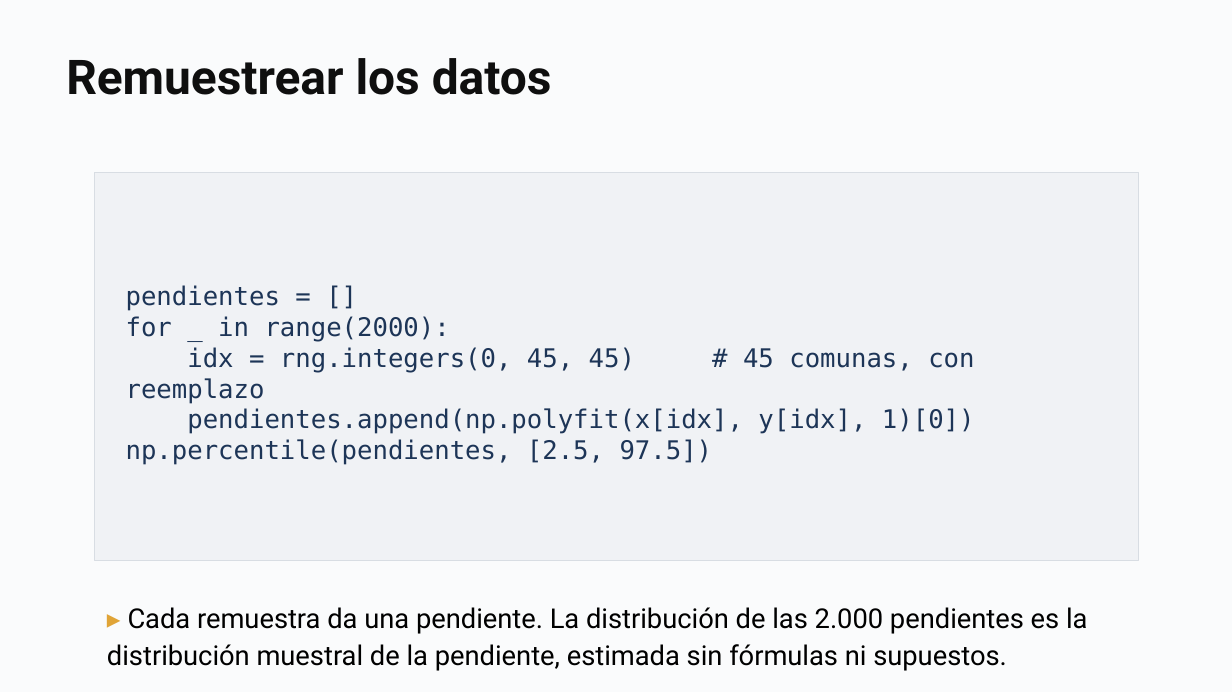
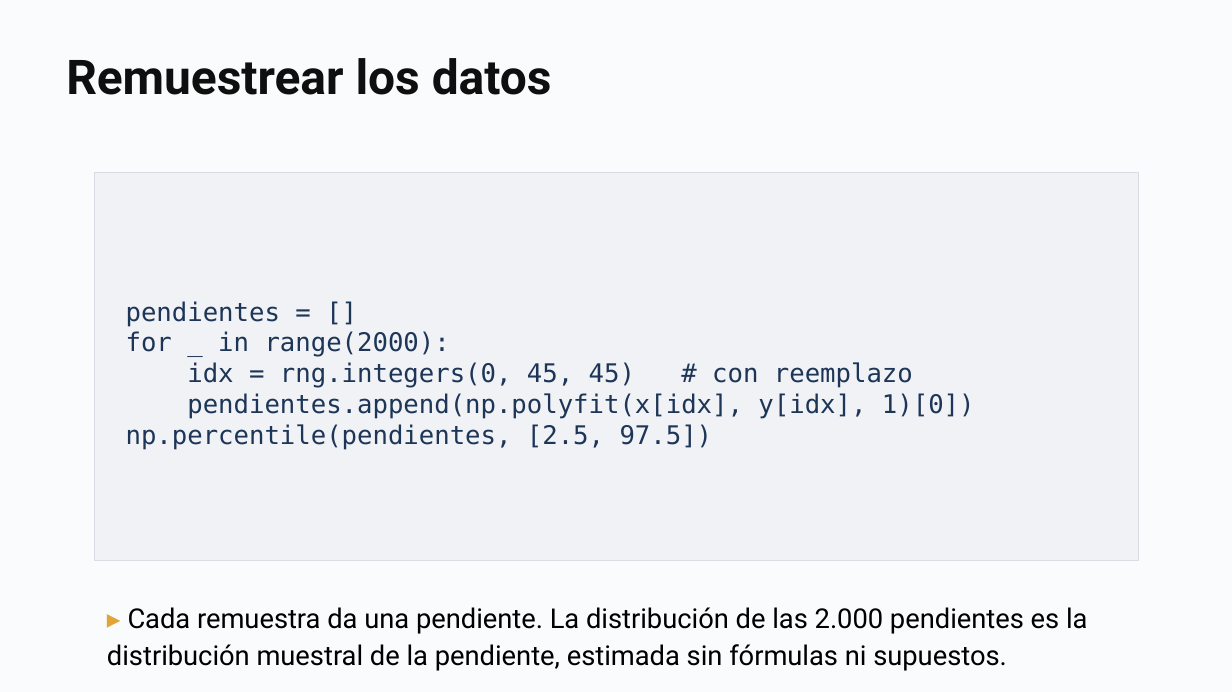
Before and after one commit to daniopitz/diplomado-cdd, a slide deck: slide 23 of presentaciones/clase05_probabilidad_inferencia.pptx (slide 22 before the commit). Drawn at 1232x692 pixels with LibreOffice and Linux fonts; fonts in the diff are those of the drawing. Boxes give left, top, right and bottom in pixels: in the first picture for what was removed or moved away, otherwise in the second. Text is boxed around its words. In the diff, an @@ line names an element or a change of style, - is before the commit and + after.

```diff
--- a/presentaciones/clase05_probabilidad_inferencia.pptx
+++ b/presentaciones/clase05_probabilidad_inferencia.pptx
@@ text in rectangle at bbox=[187, 362, 913, 388]: text changed @@
-idx = rng.integers(0, 45, 45) # 45 comunas, con reemplazo
+idx = rng.integers(0, 45, 45) # con reemplazo
```
Also in this commit, not shown: 12 other slides changed, 1 slide added, 3 other files.
